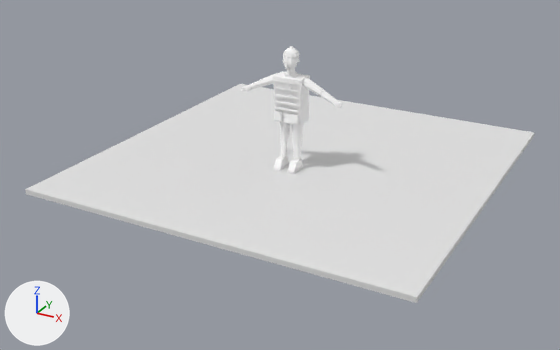
Renders of the Blender file ArtSource/Pedestrians/Blender/WeighbridgeAttendant3D.blend from each side of a commit.
Rendered twice from a camera (50 mm lens) standing at (4.8, -9.05, 4.36) and looking at (-0.09, -0.16, -0.09). The lights are fixed; the arrows at lower left show +X, +Y and +Z. The first picture is the older version.

The scene before the commit, as lines of its bpy script (objects in view):
```python
me_clo_jacketchest_mesh = bpy.data.meshes.new('CLO_JacketChest_Mesh')
me_clo_jacketchest_mesh.from_pydata(...)  # 8 vertices, 6 faces; spans x -0.215..0.215, y -0.141..0.131, z -0.05..0.225
me_clo_jacketchest_mesh.materials.append(mat_mat_player3dlit)
me_previewground_mesh = bpy.data.meshes.new('PreviewGround_Mesh')
me_previewground_mesh.from_pydata(...)  # a box spanning x -2.75..2.75, y -2.4..3.1, z -0.07..0.0
me_previewground_mesh.materials.append(mat_mat_previewground)  # white #e7e7e7
ob_clo_jacketchest = bpy.data.objects.new('CLO_JacketChest', me_clo_jacketchest_mesh)
ob_clo_jacketchest.location = (0.0, 0.0, 1.12)
_m = ob_clo_jacketchest.modifiers.new('Triangulate', 'TRIANGULATE')
_m.quad_method = 'FIXED'
_m.ngon_method = 'CLIP'
ob_previewground = bpy.data.objects.new('PreviewGround', me_previewground_mesh)
ob_previewground.location = (0.0, 0.0, 0.0)
```
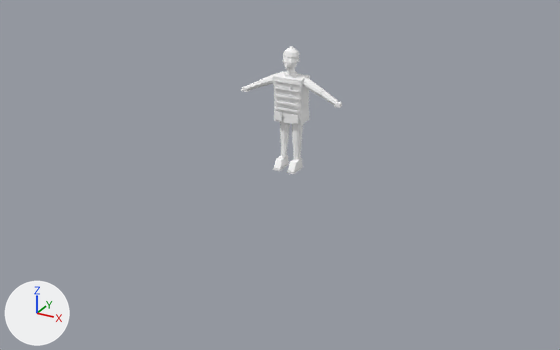
Boxes (x1, y1, x2, y2) around the edits, measured in the pictures (560 x 350 px):
'PreviewGround', deleted
    before: (25, 84, 534, 303)

What changed in the scene script:
```text
Remove ob_previewground:
    ob_previewground = bpy.data.objects.new('PreviewGround', me_previewground_mesh)
    ob_previewground.location = (0.0, 0.0, 0.0)
```
